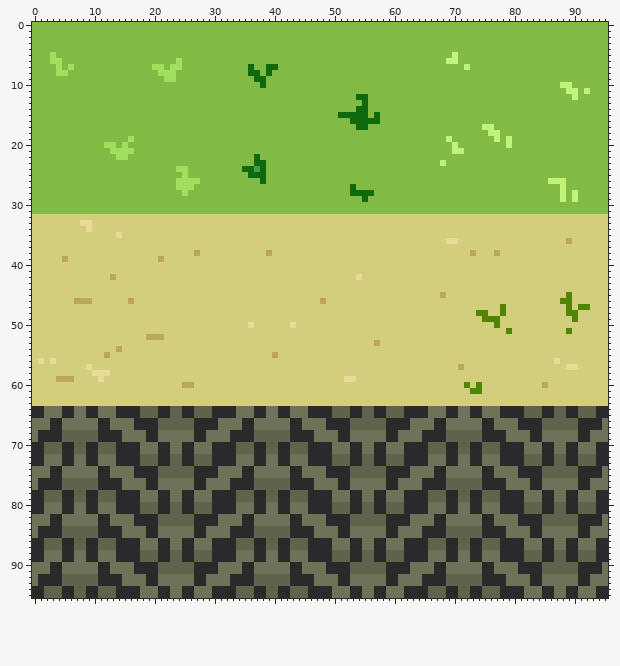
Two versions of one sprite sheet, Images/tiles001.png. Above: the version before the commit.
The file is 96x96 pixels.
New version:
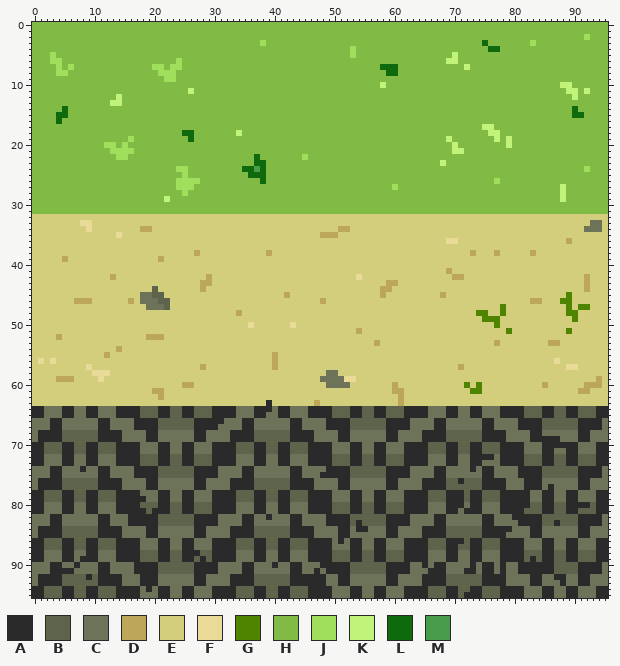
Palette (. is transparent): A #2a2a2a  B #5e634b  C #6d7359  D #bba757  E #d3ce7b  F #eada98  G #4e8400  H #81ba44  J #9fdf5b  K #c1f27a  L #0e6a0c  M #489c4c
What changed:
Colour B becomes colour A in row 76 at x 71; in rows 78 to 79 at x 71; in row 80 at x 82 and 91 to 92; in row 81 at x 18 and 20; in row 83 at x 54 and 87; in row 86 at x 71.
Colour B becomes colour A in row 88 at x 27; in row 89 at x 28 and 83; in rows 90 to 91 at x 85 to 86; in row 92 at x 9; in row 95 at x 72.
Colour C becomes colour A in row 64 at x 39; in row 66 at x 31; in row 69 at x 85 to 87; in row 70 at x 87 to 88; in row 72 at x 75 to 76; in row 74 at x 8 and 73.
Colour C becomes colour A in row 75 at x 48; in row 76 at x 82; in row 77 at x 82 and 86; in row 78 at x 82; in row 79 at x 18 and 82; in row 80 at x 71.
Colour C becomes colour A in row 81 at x 72; in row 82 at x 16, 39 and 80; in row 83 at x 16; in row 84 at x 54 to 55 and 79; in row 86 at x 51; in row 89 at x 8.
Colour C becomes colour A in row 90 at x 7, 40, 48, 65, 73 and 78; in row 91 at x 5 to 6, 47, 66, 72 to 73 and 78; in row 92 at x 18, 47 to 48 and 87 to 88; in row 93 at x 18, 47 to 48 and 88; in row 94 at x 19.
Colour E becomes colour A in row 63 at x 39.
Colour E becomes colour B in row 44 at x 20; in row 45 at x 20 to 21; in row 46 at x 21 to 22; in row 47 at x 22.
Colour E becomes colour C in row 33 at x 93 to 94; in row 34 at x 92 to 94; in row 45 at x 18 to 19; in row 46 at x 18 to 20; in row 47 at x 19 to 21; in row 58 at x 49 to 50.
Colour E becomes colour C in row 59 at x 48 to 51; in row 60 at x 49 to 52.
Colour E becomes colour D in row 34 at x 18 to 19 and 51 to 52; in row 35 at x 48 to 50; in row 38 at x 83; in row 41 at x 69; in row 42 at x 29, 70 to 71 and 92; in row 43 at x 28 to 29, 59 to 60 and 92.
Colour E becomes colour D in row 44 at x 28, 58 to 59 and 92; in row 45 at x 42 and 58; in row 46 at x 83 to 84; in row 48 at x 34; in row 51 at x 54; in row 52 at x 4.
Colour E becomes colour D in row 53 at x 77 and 86 to 87; in row 56 at x 40; in row 57 at x 28 and 40; in row 59 at x 94; in row 60 at x 60 and 92 to 94; in row 61 at x 20 to 21, 60 to 61 and 91 to 92.
Colour E becomes colour D in row 62 at x 21 and 61; in row 63 at x 47 and 61.
Colour K becomes colour H in row 26 at x 86 to 88; in rows 28 to 29 at x 90.
Colour L becomes colour H in row 7 at x 36 and 39 to 40; in row 8 at x 36 to 37 and 39; in row 9 at x 37 to 38; in row 10 at x 38; in row 12 at x 54 to 55; in row 13 at x 55.
Colour L becomes colour H in row 14 at x 54 to 55; in row 15 at x 51 to 55 and 57; in row 16 at x 53 to 57; in row 17 at x 54 to 55; in row 27 at x 53; in row 28 at x 53 to 56.
Colour L becomes colour H in row 29 at x 55.
Colour H becomes colour J in row 2 at x 92; in row 3 at x 38 and 83; in rows 4 to 5 at x 53; in row 22 at x 45; in row 24 at x 92; in row 26 at x 77.
Colour H becomes colour J in row 27 at x 60.
Colour H becomes colour K in row 10 at x 58; in row 11 at x 26; in row 12 at x 14; in row 13 at x 13 to 14; in row 18 at x 34; in row 29 at x 22.
Colour H becomes colour L in row 3 at x 75; in row 4 at x 76 to 77; in row 7 at x 58 to 60; in row 8 at x 59 to 60; in row 14 at x 5 and 90; in row 15 at x 4 to 5 and 90 to 91.
Colour H becomes colour L in row 16 at x 4; in row 18 at x 25 to 26; in row 19 at x 26.
